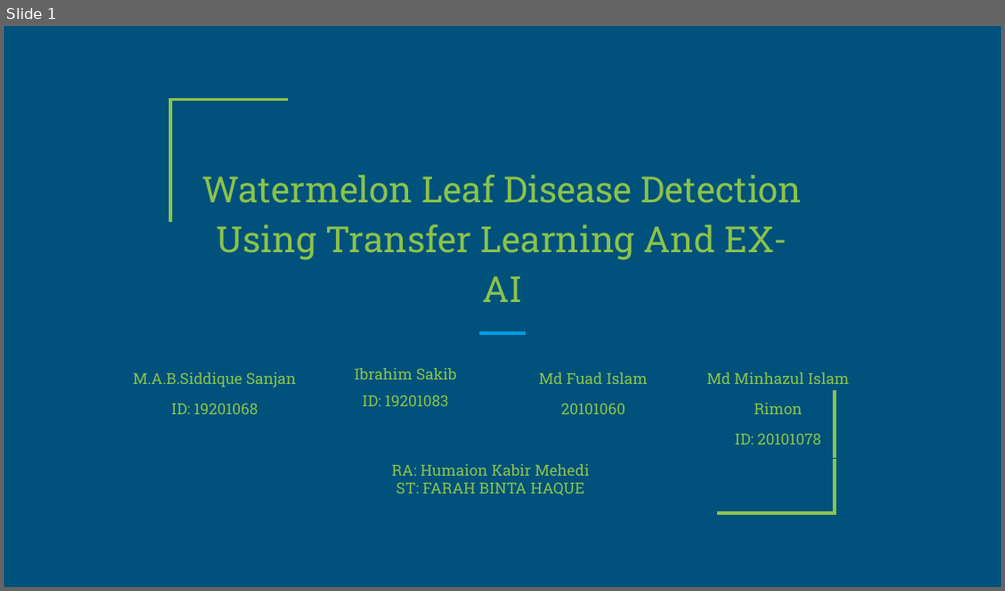
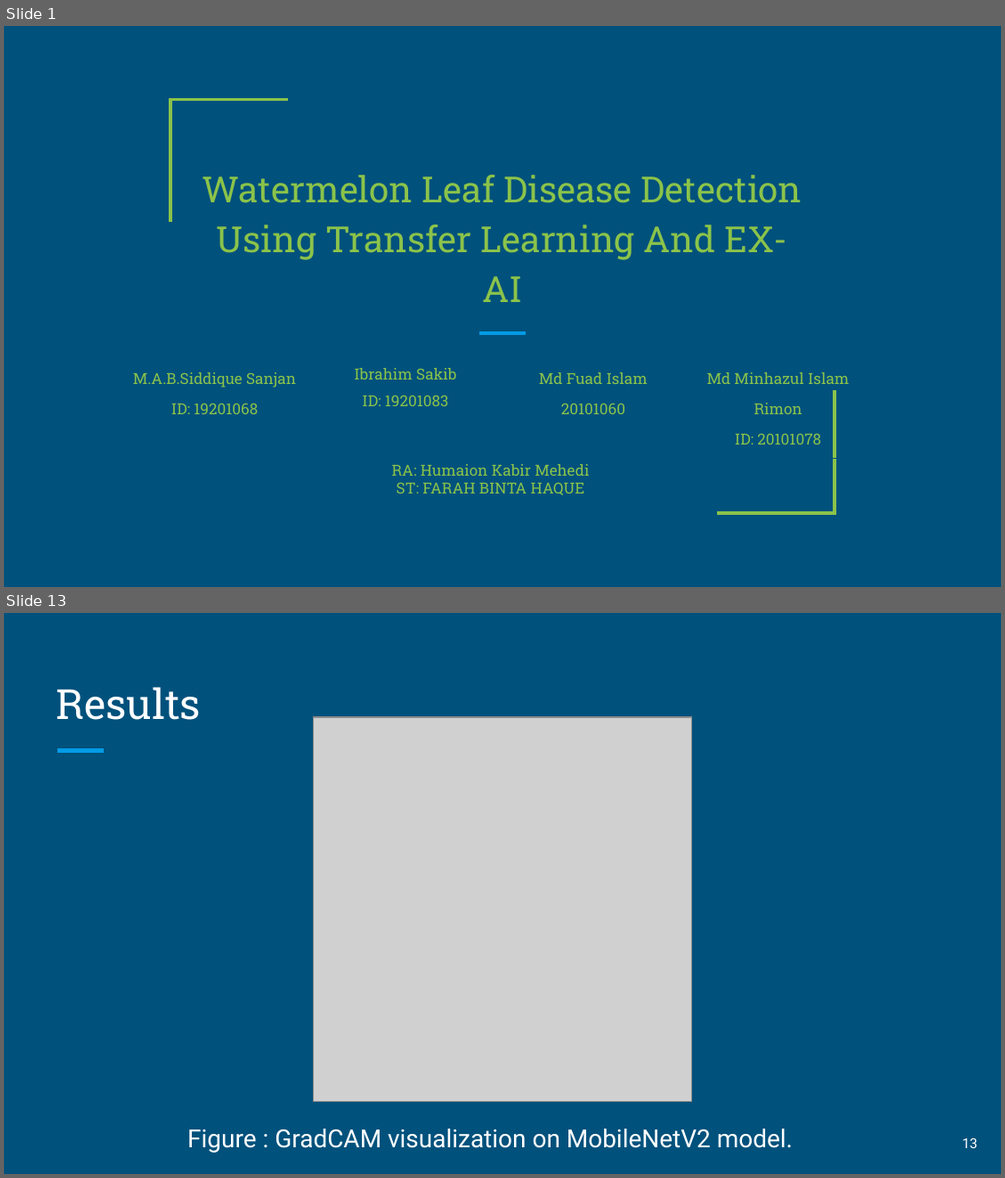
Before and after one commit to mdFuadIslam/cse438, a slide deck: Submission5/Slide.pptx. Shown one above the other, each under a label of ours: slide 1 before the commit, slides 1 and 13 after it; the slides between them are not shown. The pictures are 1005x591 and 1005x1178 pixels, drawn with LibreOffice and Linux fonts; fonts in the diff are those of the drawing; grey boxes stand for pictures. Boxes give left, top, right and bottom in pixels: in the first picture for what was removed or moved away, otherwise in the second. Text is boxed around its words. In the diff, an @@ line names an element or a change of style, - is before the commit and + after.

```diff
--- a/Submission5/Slide.pptx
+++ b/Submission5/Slide.pptx
@@ slide 13 added at [4, 613, 1001, 1174], background #00517C @@
@@ title added at [57, 687, 201, 720], 30 pt, text #FFFFFF @@
+Results
@@ picture added at [313, 716, 692, 1101] @@
@@ line added from (57, 751) to (104, 751), #039BE5 3 pt @@
@@ text added at [187, 1128, 793, 1152], 18 pt, text #FFFFFF @@
+Figure : GradCAM visualization on MobileNetV2 model.
@@ page number added at [962, 1138, 977, 1148], 10 pt, text #FFFFFF @@
+13
```
Also in this commit, not shown: 8 slides changed, 8 other slides added, 3 other files.
